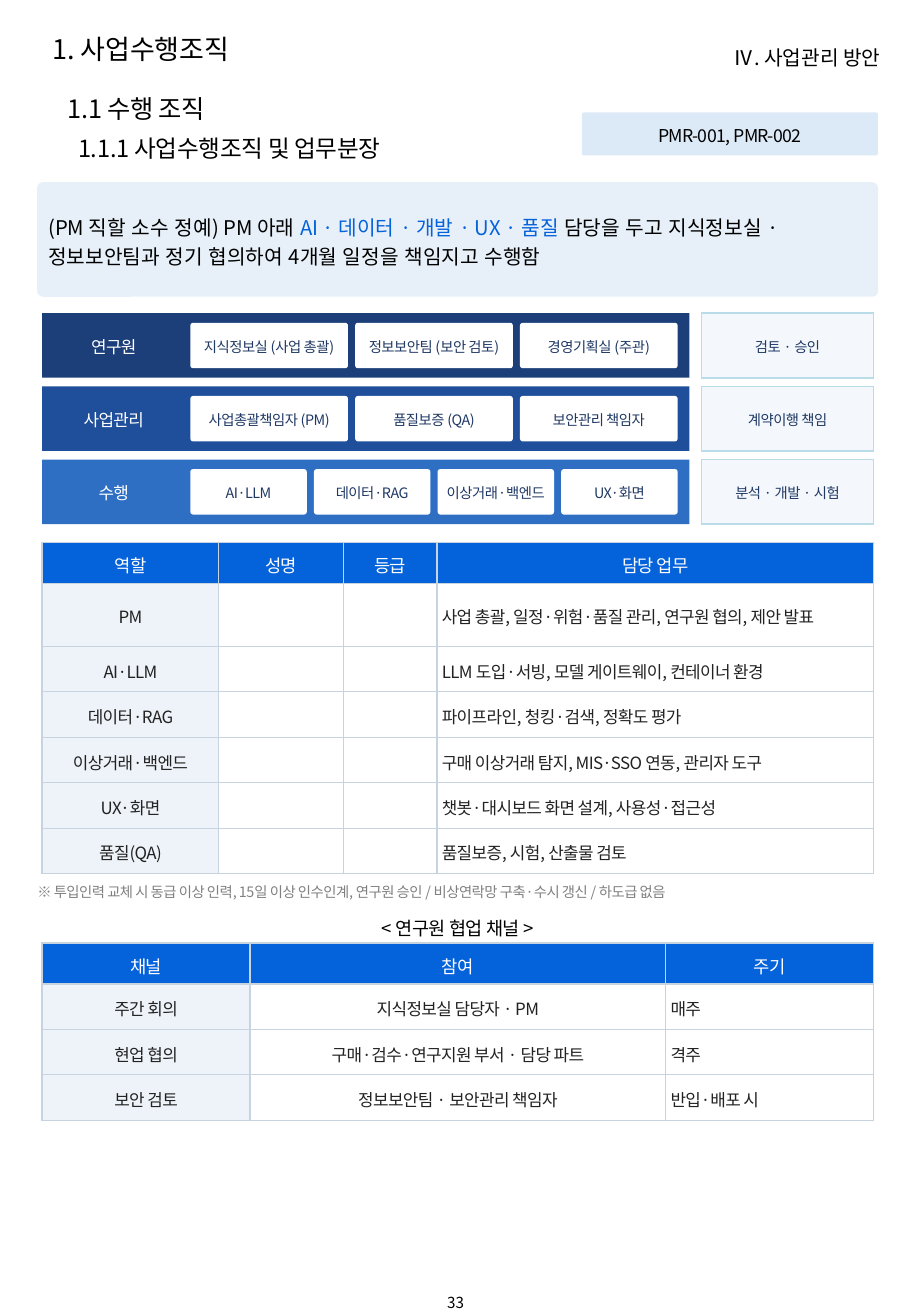
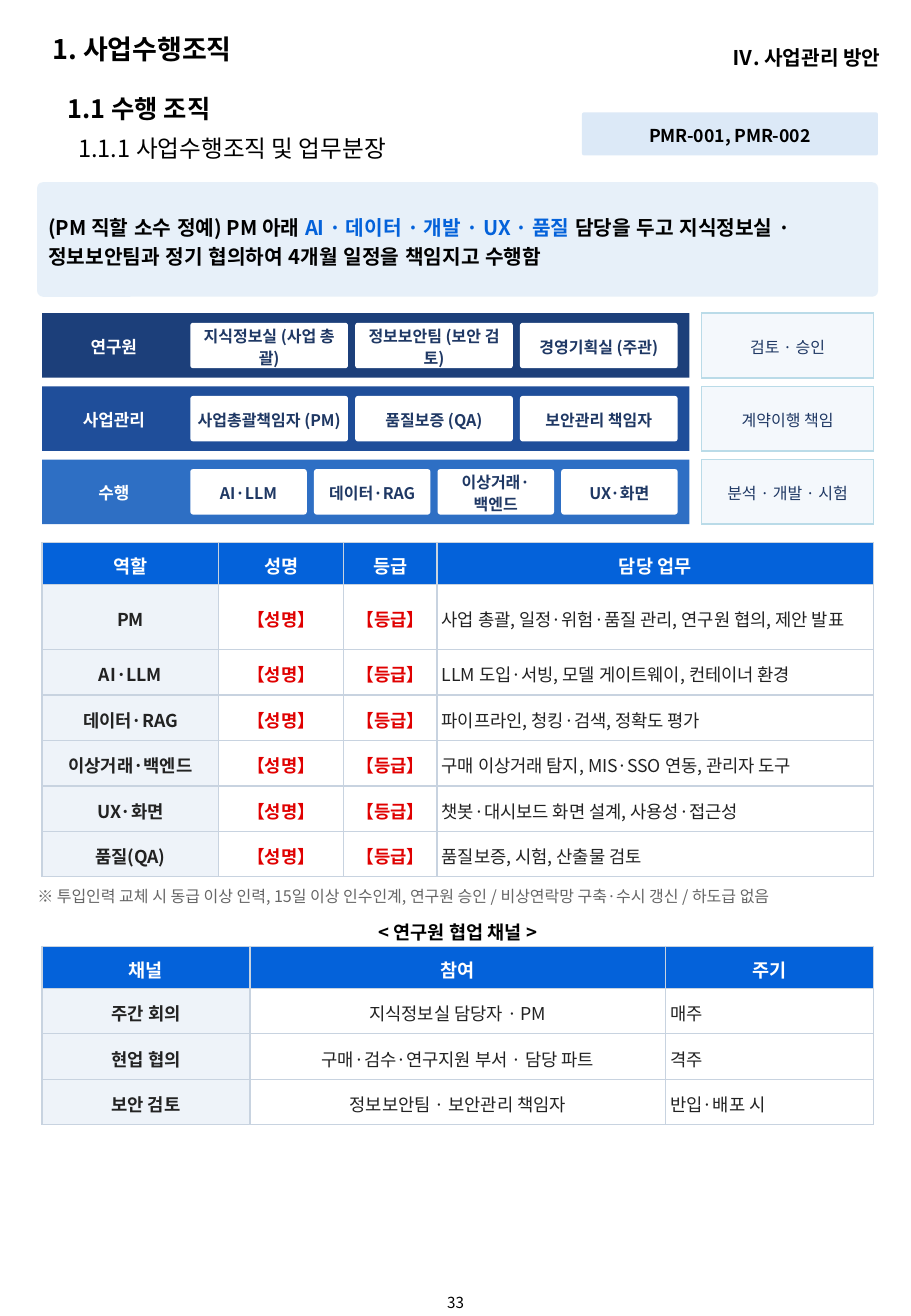
Before and after one commit to hwangsteeve-tech/hbjw, a slide deck: slide 33 of proposals/2026-08_kribb-ai-platform/kribb_proposal.pptx. Drawn at 911x1316 pixels with LibreOffice and Linux fonts; fonts in the diff are those of the drawing; background and template pictures are left out. Boxes give left, top, right and bottom in pixels: in the first picture for what was removed or moved away, otherwise in the second. Text is boxed around its words. In the diff, an @@ line names an element or a change of style, - is before the commit and + after.

```diff
--- a/proposals/2026-08_kribb-ai-platform/kribb_proposal.pptx
+++ b/proposals/2026-08_kribb-ai-platform/kribb_proposal.pptx
@@ text "1.1 수행 조직" at (x1=68, y1=96, x2=211, y2=121): letter spacing -0.2 to 0 pt, bold on @@
@@ text "1.1.1 사업수행조직 및 업무분장" at (x1=78, y1=137, x2=386, y2=159): letter spacing -0.2 to 0 pt @@
@@ bold on in 3 elements at (x1=52, y1=36, x2=232, y2=62), (x1=733, y1=48, x2=880, y2=67), (x1=38, y1=182, x2=878, y2=296) @@
@@ size 8.5 to 9.5 pt, letter spacing -0.3 to 0 pt, bold on in 10 elements at (x1=191, y1=323, x2=349, y2=368), (x1=355, y1=323, x2=513, y2=368), (x1=520, y1=323, x2=678, y2=368), (x1=191, y1=396, x2=349, y2=441), (x1=355, y1=396, x2=513, y2=441), (x1=520, y1=396, x2=678, y2=441), (x1=191, y1=469, x2=307, y2=514), (x1=313, y1=469, x2=430, y2=514), (x1=437, y1=469, x2=554, y2=514), (x1=561, y1=469, x2=678, y2=514) @@
@@ size 8.5 to 9.5 pt, letter spacing -0.3 to 0 pt in 3 elements at (x1=702, y1=313, x2=875, y2=378), (x1=702, y1=386, x2=875, y2=451), (x1=702, y1=459, x2=875, y2=524) @@
@@ table at (x1=43, y1=542, x2=873, y2=876) @@
-row 2, column 2: 
+row 2, column 2: 【성명】
-row 2, column 3: 
+row 2, column 3: 【등급】
-row 3, column 2: 
+row 3, column 2: 【성명】
-row 3, column 3: 
+row 3, column 3: 【등급】
-row 4, column 2: 
+row 4, column 2: 【성명】
-row 4, column 3: 
+row 4, column 3: 【등급】
-row 5, column 2: 
+row 5, column 2: 【성명】
-row 5, column 3: 
+row 5, column 3: 【등급】
-row 6, column 2: 
+row 6, column 2: 【성명】
-row 6, column 3: 
+row 6, column 3: 【등급】
-row 7, column 2: 
+row 7, column 2: 【성명】
-row 7, column 3: 
+row 7, column 3: 【등급】
@@ size 10.5 to 11 pt in "역할", "성명", "등급", "담당 업무" @@
@@ letter spacing -0.3 to 0 pt in "역할", "성명", "등급", "담당 업무" and 12 more places @@
@@ bold on in "역할", "성명", "등급", "담당 업무" and 6 more places @@
@@ size 10 to 10.5 pt in "PM", "사업 총괄, 일정·위험·품질 관리, 연구원 협의, 제안 ...", "AI·LLM", "LLM 도입·서빙, 모델 게이트웨이, 컨테이너 환경" and 8 more places @@
@@ text "※ 투입인력 교체 시 동급 ..." at (x1=57, y1=888, x2=769, y2=905): size 8.5 to 9.5 pt, text colour #808080 to #666666, letter spacing -0.3 to 0 pt @@
@@ letter spacing -0.3 to 0 pt, bold on in 5 elements at (x1=582, y1=113, x2=878, y2=155), (x1=91, y1=339, x2=137, y2=355), (x1=83, y1=412, x2=145, y2=428), (x1=98, y1=485, x2=129, y2=501), (x1=394, y1=923, x2=522, y2=941) @@
@@ table at (x1=43, y1=946, x2=873, y2=1125) @@
@@ size 10.5 to 11 pt in "채널", "참여", "주기" @@
@@ letter spacing -0.3 to 0 pt, size 10 to 10.5 pt @@
@@ bold on in "채널", "참여", "주기", "주간 회의" and 2 more places @@
```
Also in this commit, not shown: 42 other slides changed, 19 other files.
